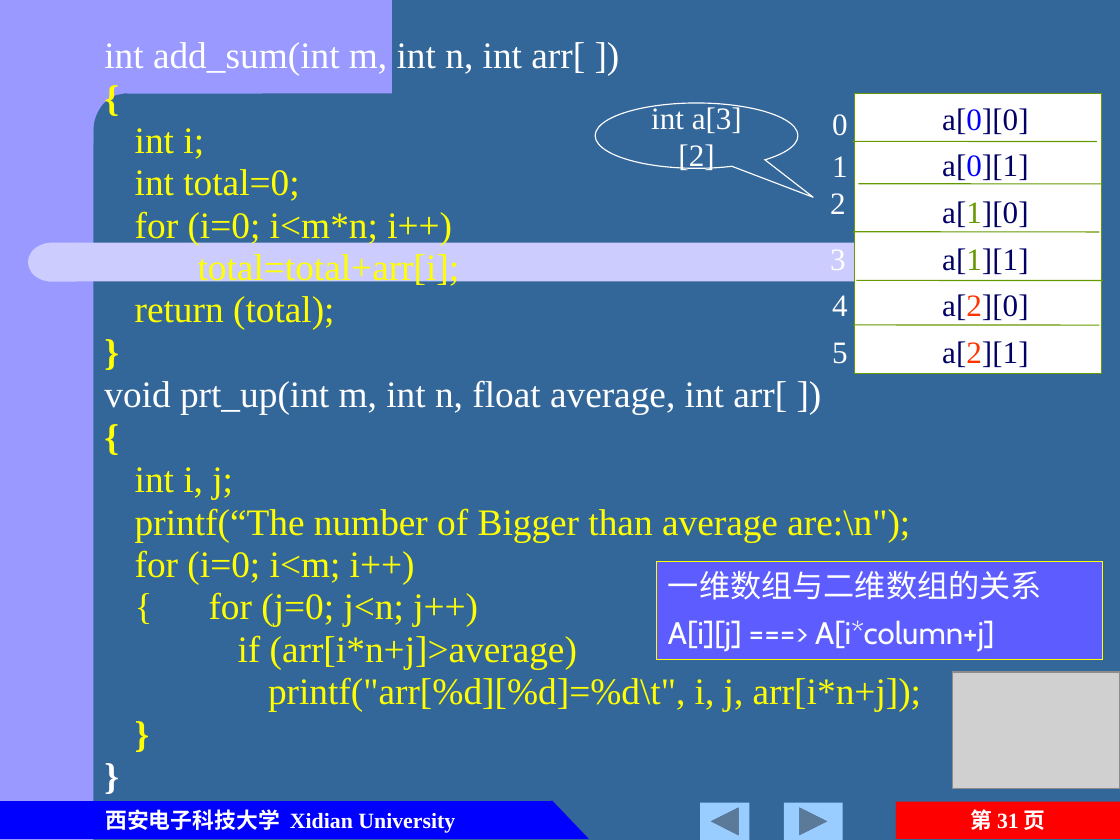
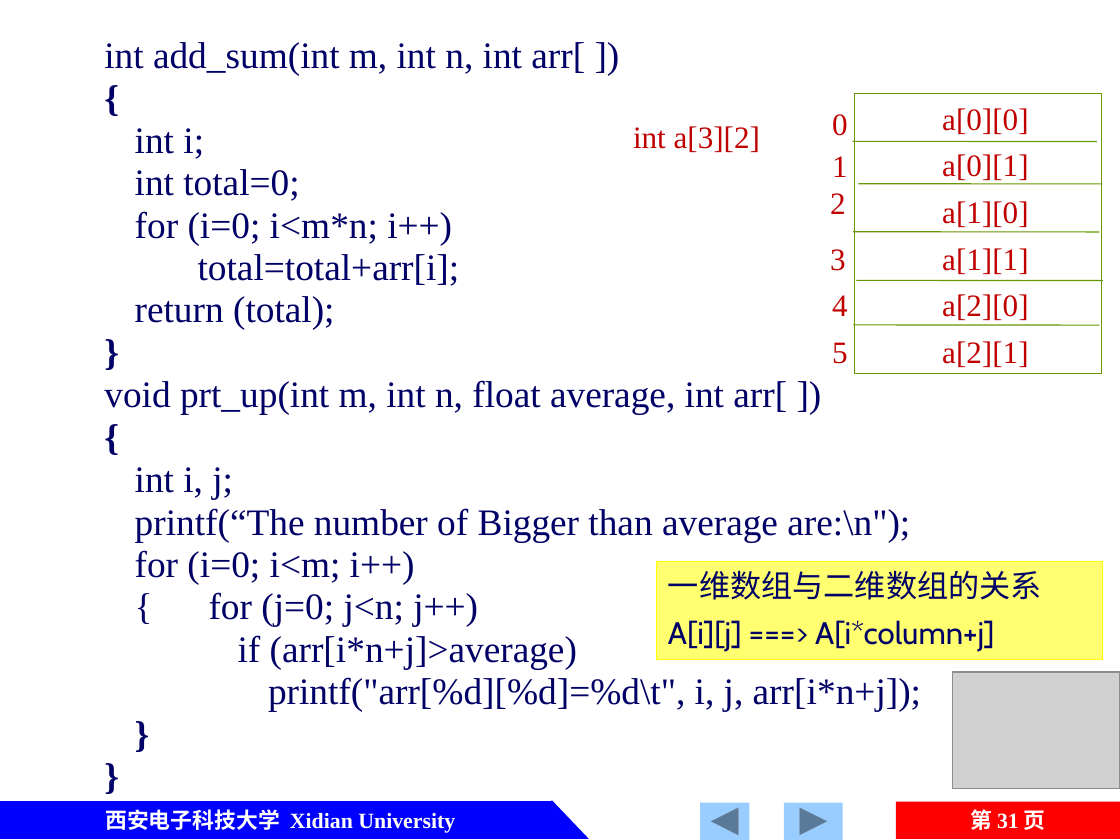
Before and after one commit to jtrfid/C-Repositories, a slide deck: slide 31 of 2016/C语言/课件/第6章 数组.pptx. Drawn at 1120x840 pixels with LibreOffice and Linux fonts; fonts in the diff are those of the drawing; grey boxes stand for pictures. Boxes give left, top, right and bottom in pixels: in the first picture for what was removed or moved away, otherwise in the second. Text is boxed around its words. In the diff, an @@ line names an element or a change of style, - is before the commit and + after.

```diff
--- a/2016/C语言/课件/第6章 数组.pptx
+++ b/2016/C语言/课件/第6章 数组.pptx
@@ background #336699 to #FFFFFF @@
@@ text colour #FFFFFF to #C00000 in 7 elements at <box>832,114,848,136</box>, <box>832,156,848,177</box>, <box>832,295,848,316</box>, <box>832,342,848,364</box>, <box>830,193,846,214</box>, <box>830,249,846,271</box>, <box>591,101,803,169</box> @@
@@ speech bubble "int a[3][2]": place and size @@
-speech bubble "int a[3][2]" at <box>595,103,797,168</box>
+speech bubble "int a[3][2]" at <box>591,101,803,169</box>
@@ text "a[0][0]" at <box>942,108,1028,134</box>: text colour #000066 to #C00000, text colour #0000FF to #C00000 in "a[0][0]" @@
@@ text "a[0][1]" at <box>942,154,1028,180</box>: text colour #000066 to #C00000, text colour #0000FF to #C00000 in "a[0][1]" @@
@@ text "a[1][0]" at <box>942,201,1028,227</box>: text colour #000066 to #C00000, text colour #669900 to #C00000 in "a[1][0]" @@
@@ text "a[1][1]" at <box>942,248,1028,274</box>: text colour #000066 to #C00000, text colour #669900 to #C00000 in "a[1][1]" @@
@@ group removed at <box>0,0,934,840</box>: 1 rectangle, 1 freeform shape, 1 rounded rectangle, 1 flow chart delay @@
@@ text "a[2][0]" at <box>942,294,1028,320</box>: text colour #000066 to #C00000, text colour #FF3300 to #C00000 in "a[2][0]" @@
@@ text "a[2][1]" at <box>942,341,1028,367</box>: text colour #000066 to #C00000, text colour #FF3300 to #C00000 in "a[2][1]" @@
@@ rectangle "一维数组与二维数组的关系" at <box>657,561,1103,660</box>: text colour #FFFFFF to #000066; fill #5C5CFF to #FFFF70 @@
@@ text colour #FFFF00 to #000066 in 15 elements at <box>135,128,204,159</box>, <box>135,169,299,201</box>, <box>135,211,452,245</box>, <box>198,254,460,286</box>, <box>135,296,334,330</box>, <box>135,467,233,499</box>, <box>135,508,910,542</box>, <box>135,550,415,584</box>, <box>209,592,478,627</box>, <box>238,635,577,669</box>, <box>268,677,921,711</box>, <box>93,68,340,124</box>, <box>93,323,340,379</box>, <box>93,408,340,464</box>, <box>123,704,280,760</box> @@
@@ text colour #FFFFFF to #000066 in 3 elements at <box>104,42,585,75</box>, <box>104,380,787,415</box>, <box>93,747,340,803</box> @@
```
Also in this commit, not shown: 59 other slides changed, 1 other file.
